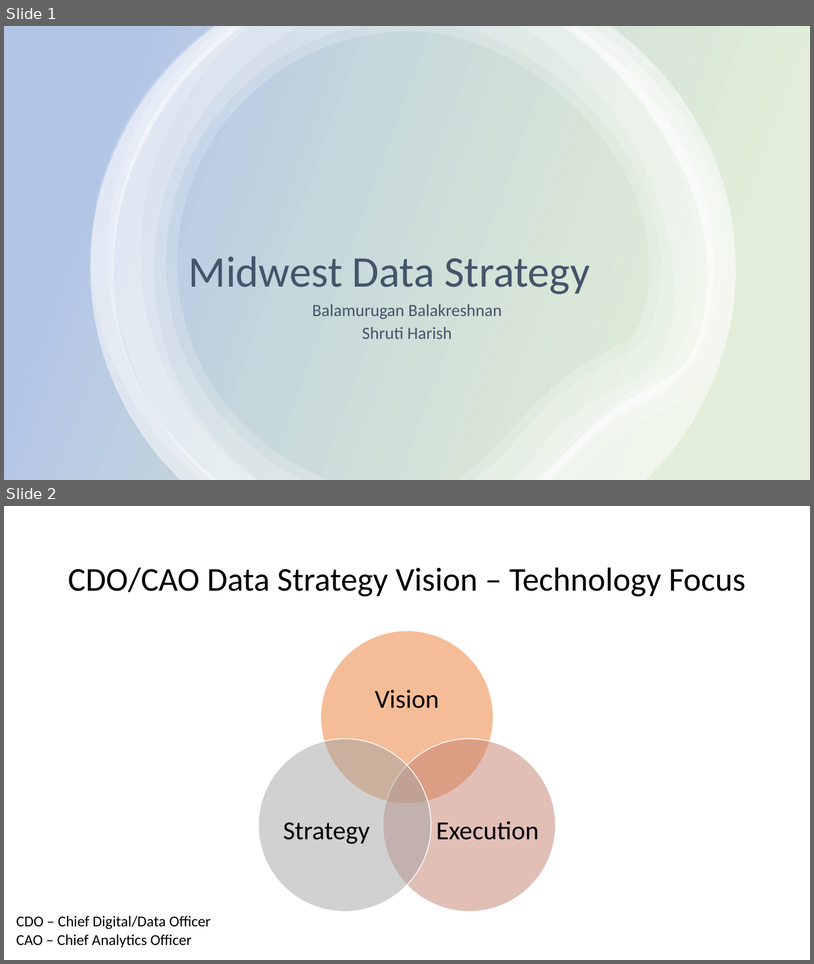
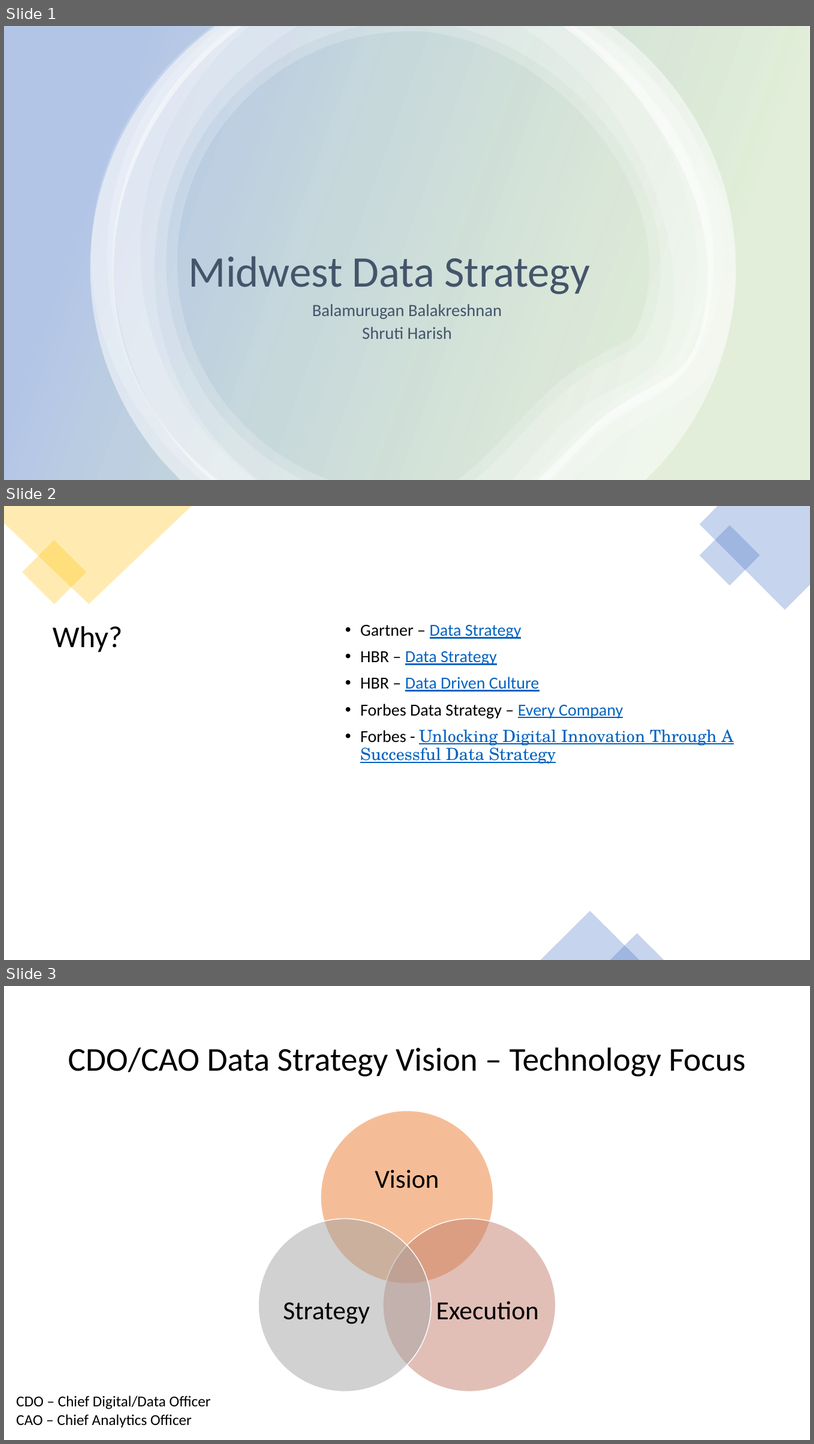
Before and after one commit to balakreshnan/datastrategy, a slide deck: DataHorizon1.pptx. Shown one above the other, each under a label of ours: slides 1 and 2 before the commit, slides 1, 2 and 3 after it. The pictures are 814x964 and 814x1444 pixels, drawn with LibreOffice and Linux fonts; fonts in the diff are those of the drawing. Boxes give left, top, right and bottom in pixels: in the first picture for what was removed or moved away, otherwise in the second. Text is boxed around its words. In the diff, an @@ line names an element or a change of style, - is before the commit and + after.

```diff
--- a/DataHorizon1.pptx
+++ b/DataHorizon1.pptx
@@ slide 2 added at <box>4,506,810,960</box>, background #FFFFFF @@
@@ freeform shape added at <box>4,506,192,604</box>, fill #FFC000 at 30% opacity @@
@@ freeform shape added at <box>699,506,810,610</box>, fill #4472C4 at 30% opacity @@
@@ rectangle added at <box>22,540,86,604</box>, fill #FFC000 at 30% opacity @@
@@ rectangle added at <box>700,525,761,586</box>, fill #4472C4 at 30% opacity @@
@@ title added at <box>53,626,122,652</box>, 36 pt, text #000000 @@
+Why?
@@ text added at <box>360,624,734,763</box>, 20 pt, text #0563C1, underline @@
+• Gartner – Data Strategy
+• HBR – Data Strategy
+• HBR – Data Driven Culture
+• Forbes Data Strategy – Every Company
+• Forbes - Unlocking Digital Innovation Through A Successful Data Strategy
@@ triangle added at <box>541,911,640,960</box>, fill #4472C4 at 30% opacity @@
@@ triangle added at <box>611,933,665,960</box>, fill #4472C4 at 30% opacity @@
@@ what was slide 2 is now slide 3 @@
```
Also in this commit, not shown: 1 slide changed, 6 other slides added, 1 other file.
